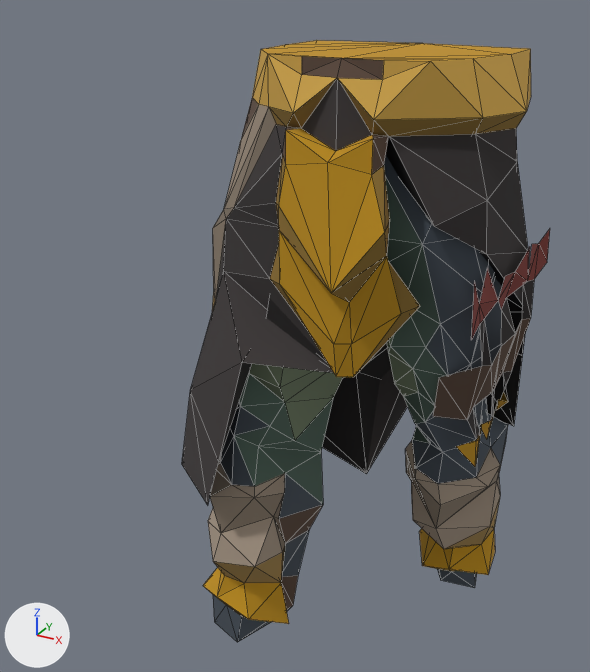
Renders of the glTF model models/player_masori_chaps__f_.glb from each side of a commit.
Before and after are seen from a 50 mm camera at (41.3, -99.7, 120.2) aimed at (-11.8, -3.2, 71.9). Lighting does not change. The marker at lower left points along +X, +Y and +Z. The first picture is the older version. Both versions are drawn at full value of the shape key '89' of 'Mesh_0'; the numbers are the values there. Mesh edges are drawn as thin lines. Vertices at exactly the same position are counted once.
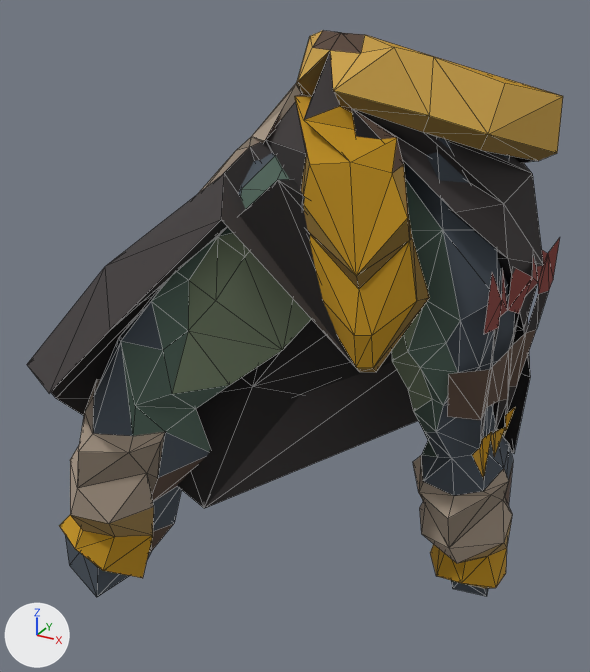
What changed in the scene script:
```text
Change me_mesh_0:
    used by ob_mesh_0; location = (-8.1, -4.9, 39.1); scale = (94.0, 94.0, 94.0)
    remove me_mesh_0.from_pydata(...)  # 397 vertices, 732 faces; spans x -0.226..0.303, y -0.16..0.347, z -0.225..0.776
    add me_mesh_0.from_pydata(...)  # 397 vertices, 732 faces; spans x -0.332..0.287, y -0.344..0.327, z -0.2..0.768
    me_mesh_0 part 1: 397 of 397 vertices moved; they spanned x -0.226..0.303, y -0.16..0.347, z -0.225..0.776 and now span x -0.332..0.287, y -0.344..0.327, z -0.2..0.768; mean shift (-0.032, -0.024, 0.018)
Change ob_mesh_0:
    ob_mesh_0.location: (-8.1, -4.9, 39.1) -> (-7.5, -4.2, 38.6)
    ob_mesh_0.scale: (94.0, 94.0, 94.0) -> (98.2, 98.2, 98.2)
```

Location of each change, [x1, y1, x2, y2] in pixels of the pictures (590 x 672 px):
'Mesh_0', reshaped, moved, rescaled (46% wider)
    before: [182, 40, 550, 642]
    after: [27, 30, 563, 597]
